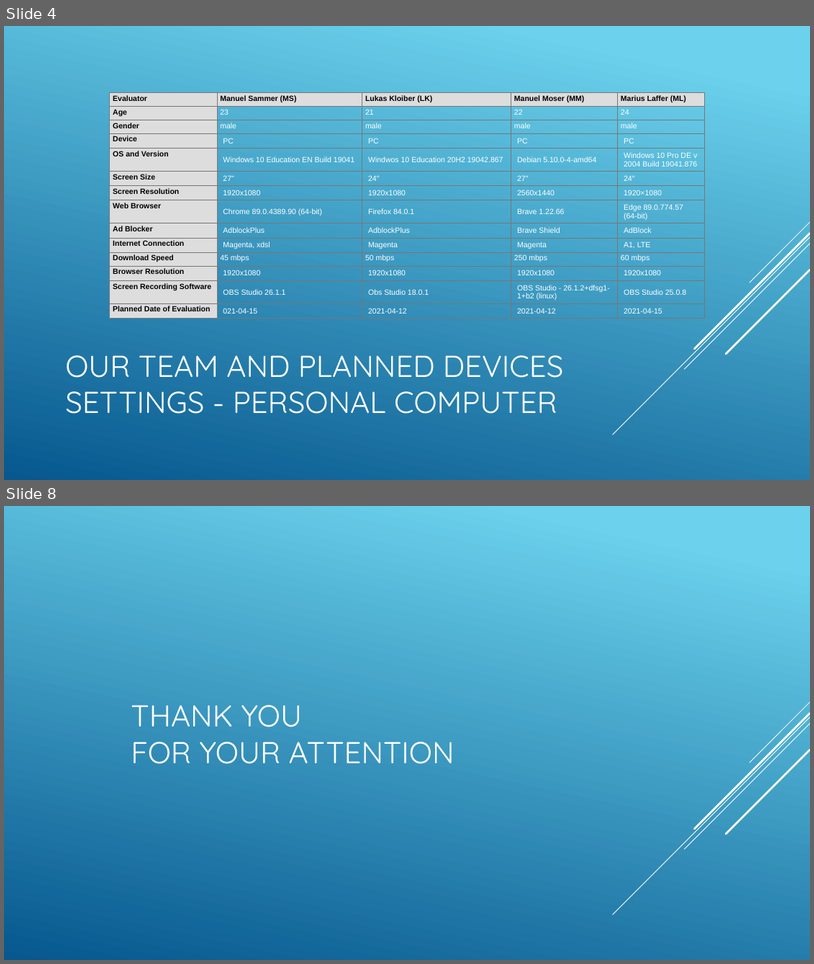
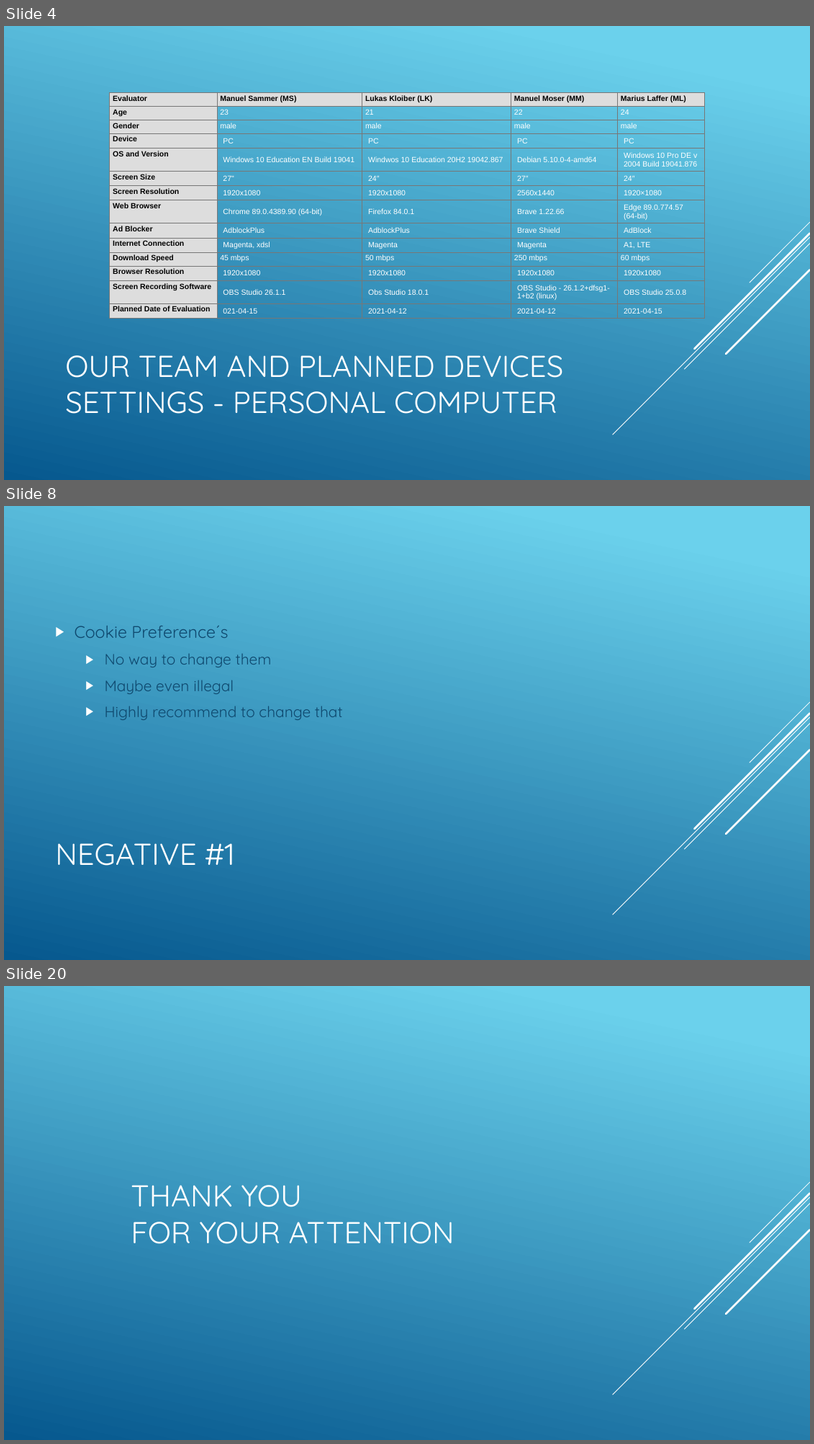
Before and after one commit to Deadmann1/hci_06_06, a slide deck: presentation/presentation.pptx. Shown one above the other, each under a label of ours: slides 4 and 8 before the commit, slides 4, 8 and 20 after it; the slides between them are not shown. The pictures are 814x964 and 814x1444 pixels, drawn with LibreOffice and Linux fonts; fonts in the diff are those of the drawing. Boxes give left, top, right and bottom in pixels: in the first picture for what was removed or moved away, otherwise in the second. Text is boxed around its words. In the diff, an @@ line names an element or a change of style, - is before the commit and + after.

```diff
--- a/presentation/presentation.pptx
+++ b/presentation/presentation.pptx
@@ slide 8 added at [4, 506, 810, 960], background gradient #6ED2EB to #06588E; not listed: 5 template elements that a slide beside it also shows @@
@@ text added at [75, 626, 343, 720], 18 pt, text #0F496F @@
+▶ Cookie Preference´s
+  ▶ No way to change them
+  ▶ Maybe even illegal
+  ▶ Highly recommend to change that
@@ title added at [55, 843, 234, 865], 36 pt, text #FFFFFF @@
+NEGATIVE #1
@@ what was slide 8 is now slide 20 @@
```
Also in this commit, not shown: 2 slides changed, 14 other slides added, 3 slides removed, 3 other files.
